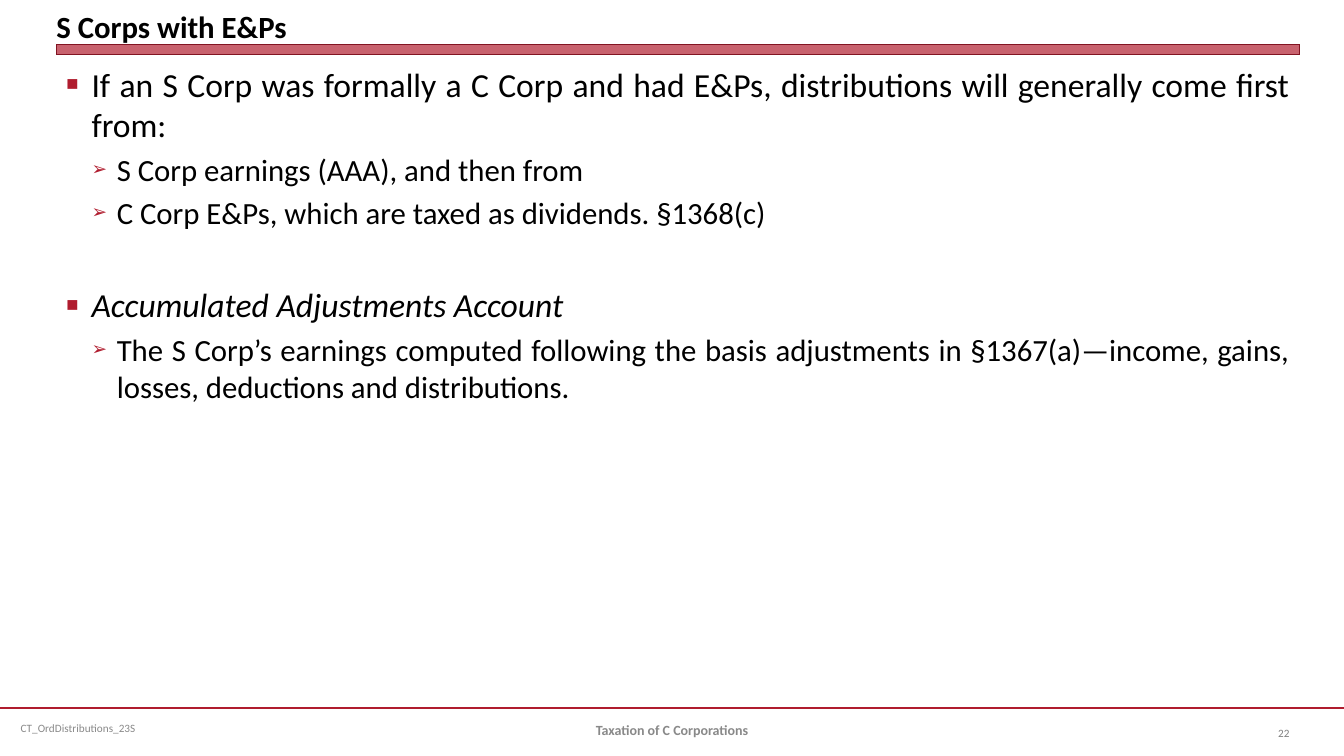
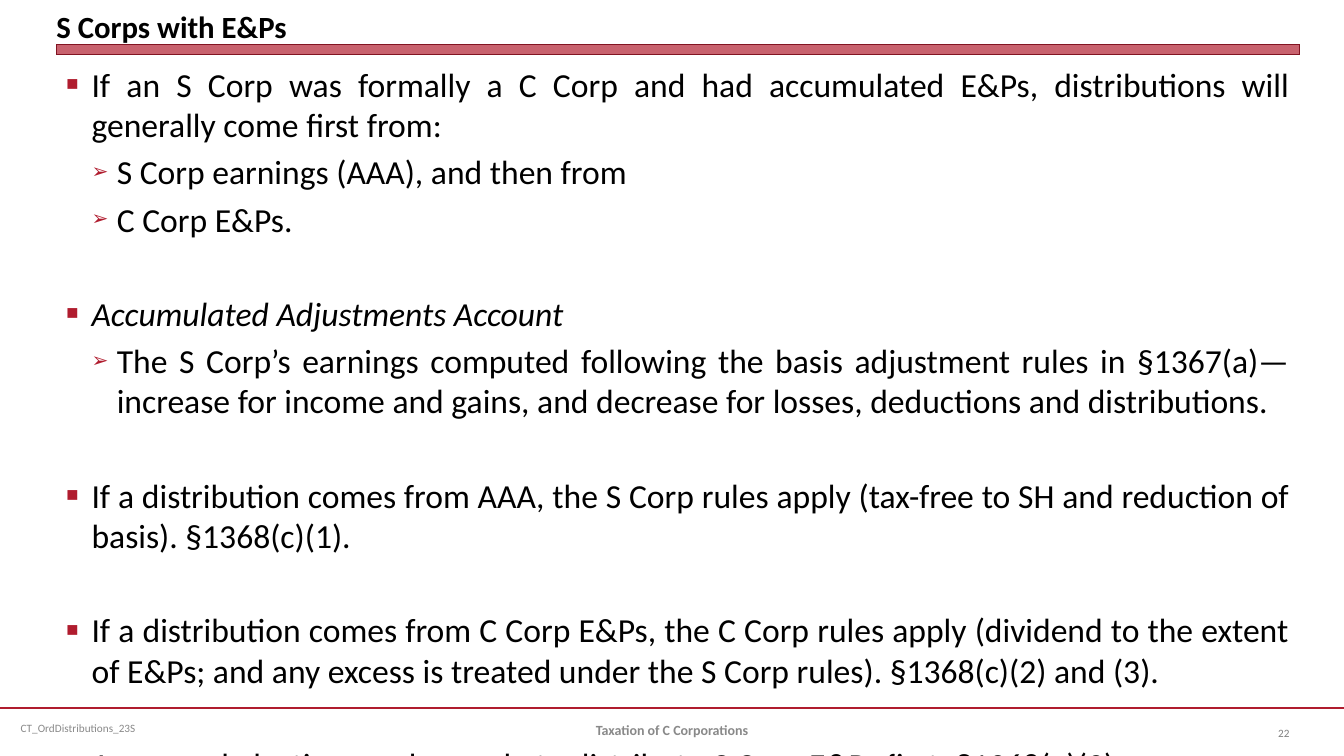
Before and after one commit to jmc877/Corporate-Tax, a slide deck: slide 22 of slides/CT_OrdDistributions_23S.pptx. Drawn at 1344x756 pixels with LibreOffice and Linux fonts; fonts in the diff are those of the drawing. Boxes give left, top, right and bottom in pixels: in the first picture for what was removed or moved away, otherwise in the second. Text is boxed around its words. In the diff, an @@ line names an element or a change of style, - is before the commit and + after.

```diff
--- a/slides/CT_OrdDistributions_23S.pptx
+++ b/slides/CT_OrdDistributions_23S.pptx
@@ text at box(92, 73, 1289, 143): text changed; size 24 to 24.1 pt @@
-■ If an S Corp was formally a C Corp and had E&Ps, distributions will generally come first from:
+■ If an S Corp was formally a C Corp and had accumulated E&Ps, distributions will generally come first from:
@@ text at box(92, 159, 627, 332): size 22 to 24.1 pt in "S Corp earnings (AAA), and then from"; size 24 to 24.1 pt in "Accumulated Adjustments Account" @@
@@ text at box(117, 209, 293, 238): text changed; size 22 to 24.1 pt @@
-  ➢ C Corp E&Ps, which are taxed as dividends. §1368(c)
+  ➢ C Corp E&Ps.
@@ text at box(92, 348, 1289, 689): text changed; size 22 to 24.1 pt @@
-  ➢ The S Corp’s earnings computed following the basis adjustments in §1367(a)—income, gains, losses, deductions and distributions.
+  ➢ The S Corp’s earnings computed following the basis adjustment rules in §1367(a)—increase for income and gains, and decrease for losses, deductions and distributions.
+■ If a distribution comes from AAA, the S Corp rules apply (tax-free to SH and reduction of basis). §1368(c)(1).
+■ If a distribution comes from C Corp E&Ps, the C Corp rules apply (dividend to the extent of E&Ps; and any excess is treated under the S Corp rules). §1368(c)(2) and (3).
+■ An annual election can be made to distribute C Corp E&Ps first. §1368(e)(3).
```
Also in this commit, not shown: 2 other slides changed, 4 other files.
